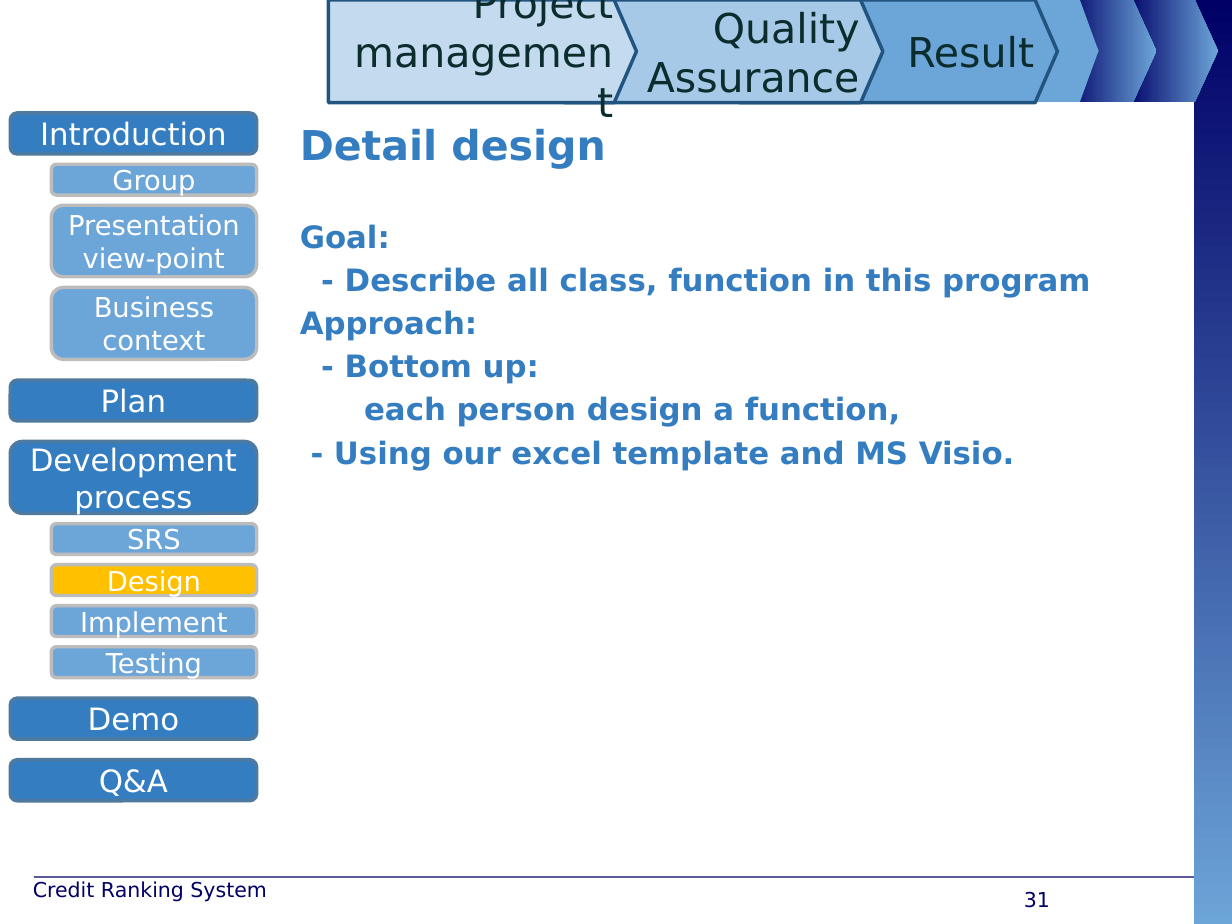
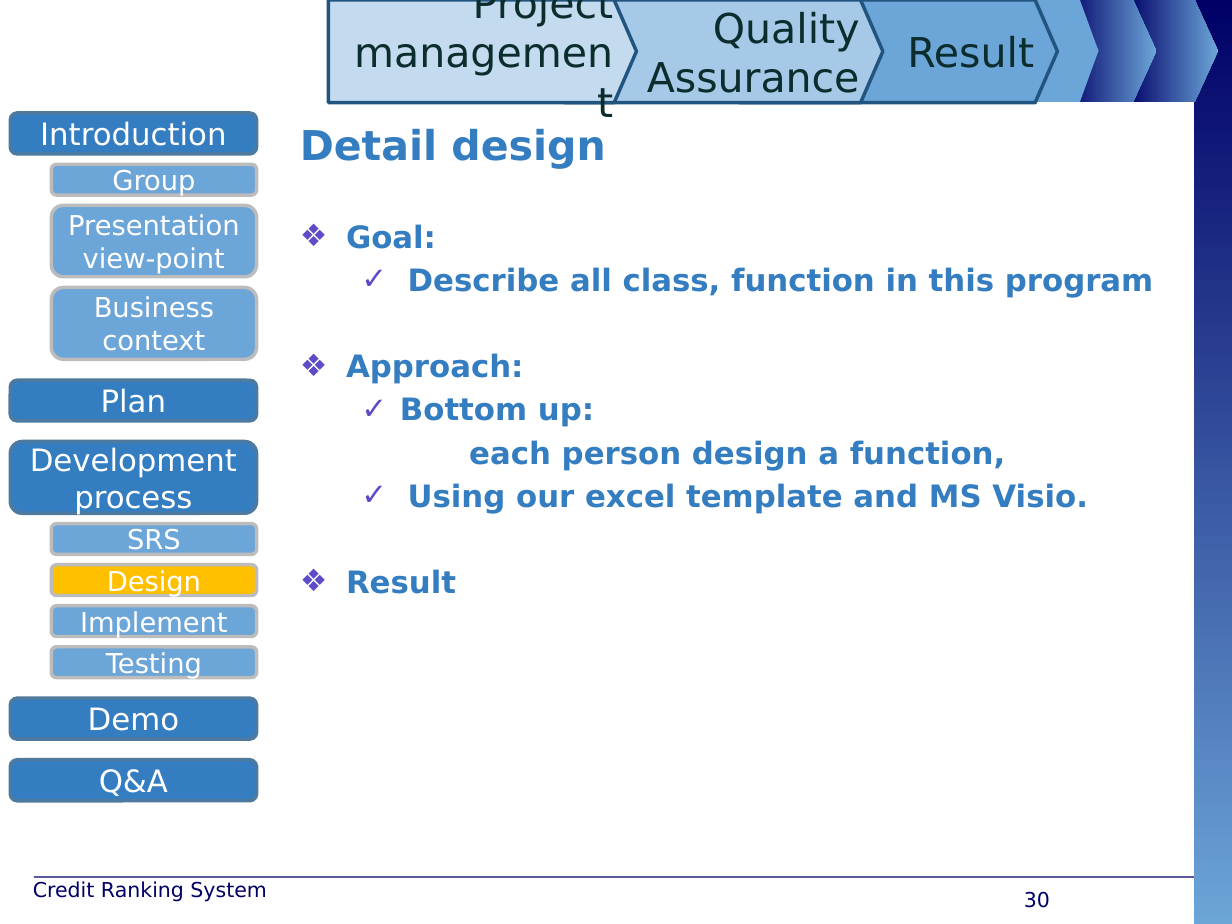
Before and after one commit to maily89/fbdm, a slide deck: slide 30 of Deliverables/FBD - slide.pptx (slide 31 before the commit). Drawn at 1232x924 pixels with LibreOffice and Linux fonts; fonts in the diff are those of the drawing; background and template pictures are left out. Boxes give left, top, right and bottom in pixels: in the first picture for what was removed or moved away, otherwise in the second. Text is boxed around its words. In the diff, an @@ line names an element or a change of style, - is before the commit and + after.

```diff
--- a/Deliverables/FBD - slide.pptx
+++ b/Deliverables/FBD - slide.pptx
@@ text at box(346, 224, 523, 384): bullet none to ❖ @@
@@ text at box(408, 267, 1153, 298): text changed @@
-- Describe all class, function in this program
+  ✓ Describe all class, function in this program
@@ text at box(400, 397, 594, 427): text changed @@
-- Bottom up:
+  ✓ Bottom up:
@@ text at box(346, 483, 1088, 594): text changed @@
-- Using our excel template and MS Visio.
+  ✓ Using our excel template and MS Visio.
+❖ Result
@@ page number at box(1024, 891, 1050, 908): text changed @@
-31
+30
```
Also in this commit, not shown: 3 other slides changed, 2 slides added, 1 slide removed.
